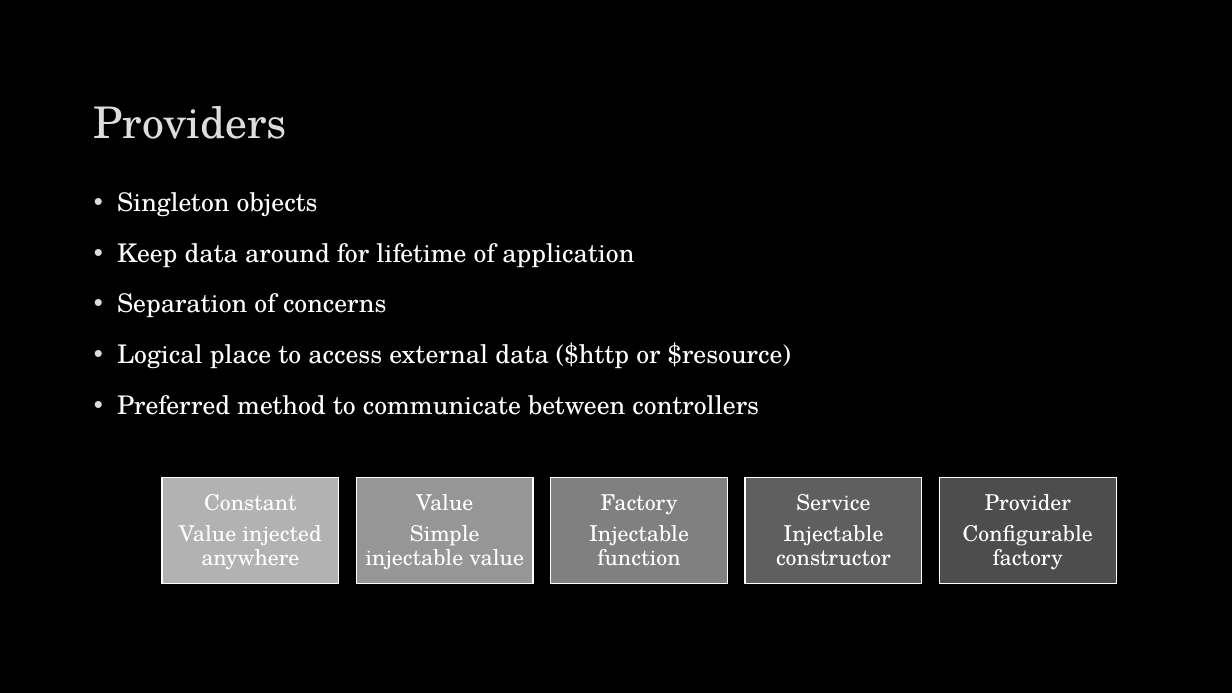
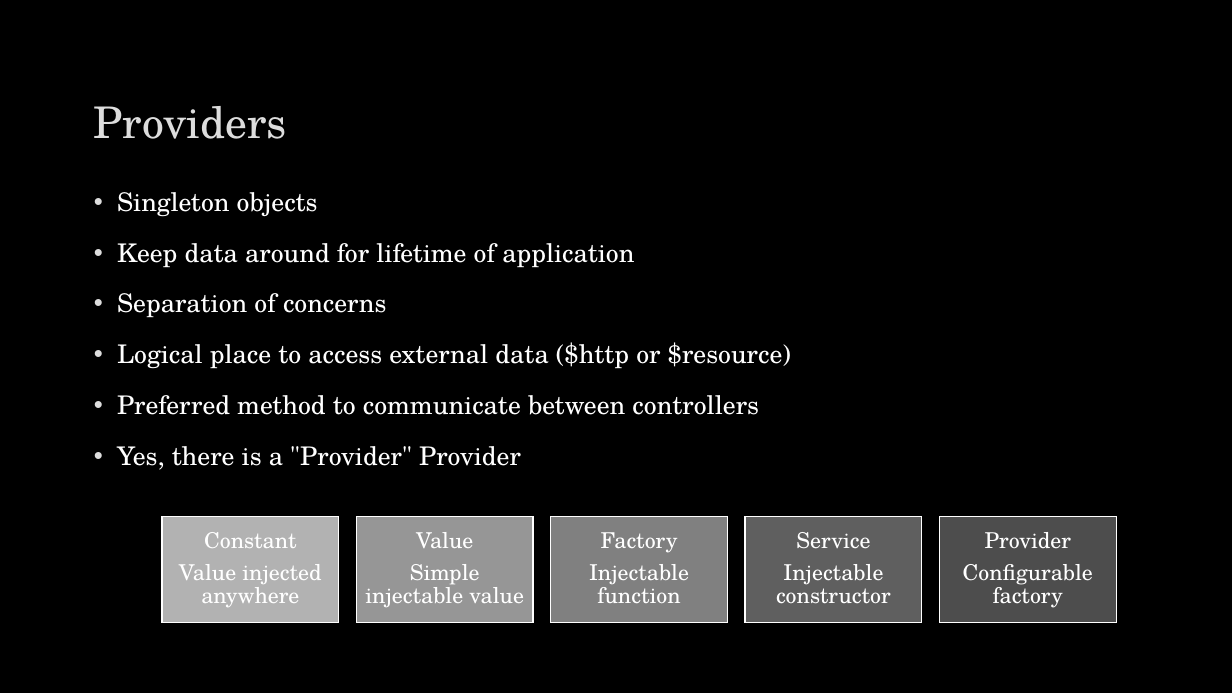
Before and after one commit to spietrek/SharePointCincy2015, a slide deck: slide 15 of Building SPAs in SharePoint Using AngularJS.pptx (slide 23 before the commit). Drawn at 1232x693 pixels with LibreOffice and Linux fonts; fonts in the diff are those of the drawing; background and template pictures are left out. Boxes give left, top, right and bottom in pixels: in the first picture for what was removed or moved away, otherwise in the second. Text is boxed around its words. In the diff, an @@ line names an element or a change of style, - is before the commit and + after.

```diff
--- a/Building SPAs in SharePoint Using AngularJS.pptx
+++ b/Building SPAs in SharePoint Using AngularJS.pptx
@@ text at box(117, 446, 521, 470): paragraph added @@
+• Yes, there is a "Provider" Provider
@@ 5 texts, 5 rectangles: place and size @@
-5 texts, 5 rectangles at box(162, 478, 1116, 584)
+5 texts, 5 rectangles at box(162, 517, 1116, 623)
```
Also in this commit, not shown: 12 other slides changed, 8 slides removed.
